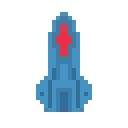
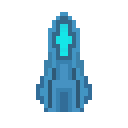
Comparing the layer stacks of the two (128, 128) images. Changes:
painted on "Layer 0 copy" over [36, 12, 92, 112]
moved "Layer 1" above "Layer 1 copy" over [56, 24, 72, 56]
